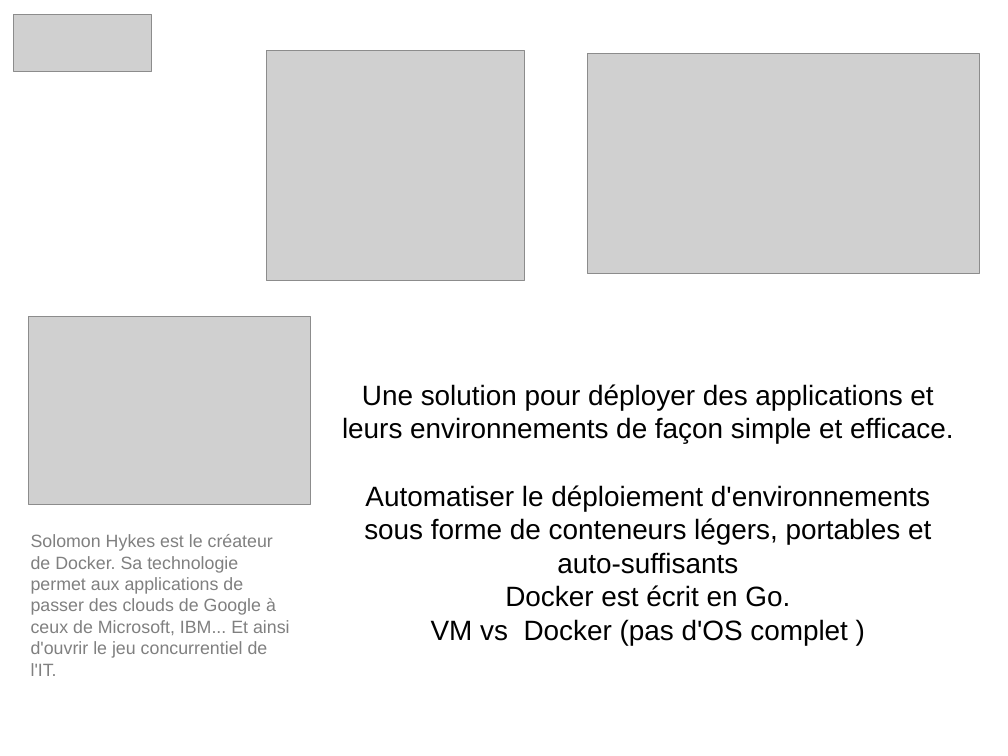
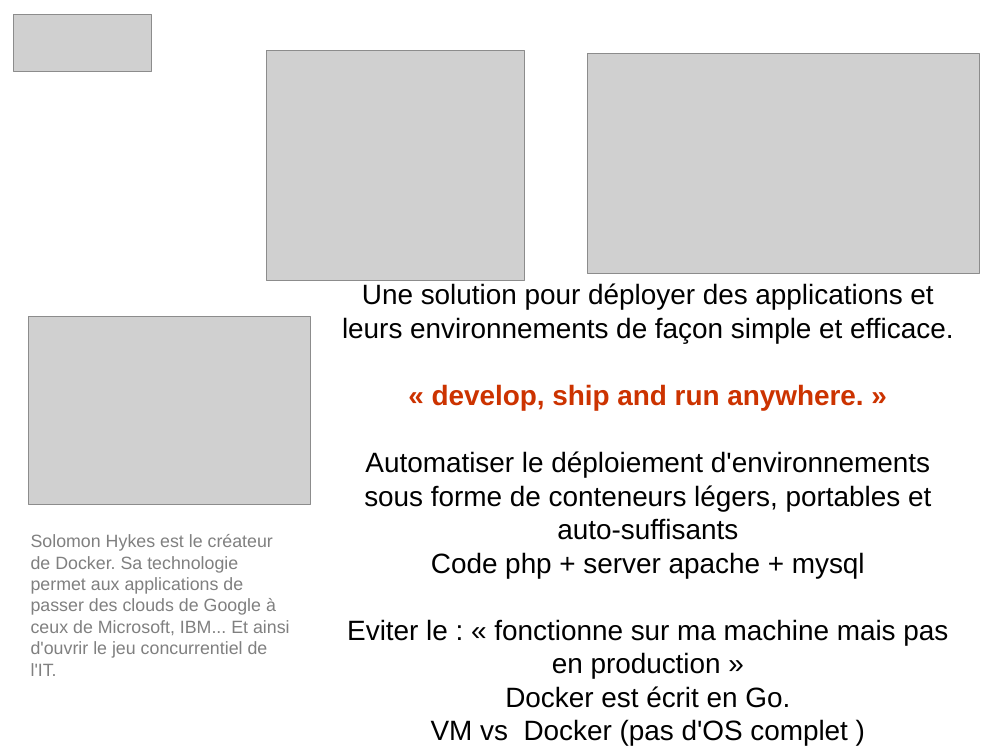
Before and after one commit to heylve/current, a slide deck: slide 1 of Rencontre_devs/docker_dev_conf_20_11_2017.odp. Drawn at 1008x756 pixels with LibreOffice and Linux fonts; fonts in the diff are those of the drawing; grey boxes stand for pictures. Boxes give left, top, right and bottom in pixels: in the first picture for what was removed or moved away, otherwise in the second. Text is boxed around its words. In the diff, an @@ line names an element or a change of style, - is before the commit and + after.

Commit message:
docker pres ..

```diff
--- a/Rencontre_devs/docker_dev_conf_20_11_2017.odp
+++ b/Rencontre_devs/docker_dev_conf_20_11_2017.odp
@@ subtitle "Une solution pour déployer des ...": place and size @@
-subtitle "Une solution pour déployer des ..." at (342, 384, 953, 645)
+subtitle "Une solution pour déployer des ..." at (342, 283, 953, 745)
@@ subtitle at (432, 384, 863, 410): paragraph added @@
+« develop, ship and run anywhere. »
@@ subtitle at (347, 552, 948, 678): paragraphs added @@
+Code php + server apache + mysql
+Eviter le : « fonctionne sur ma machine mais pas en production »
```
Also in this commit, not shown: 3 other slides changed, 9 slides added, 1 slide removed.
